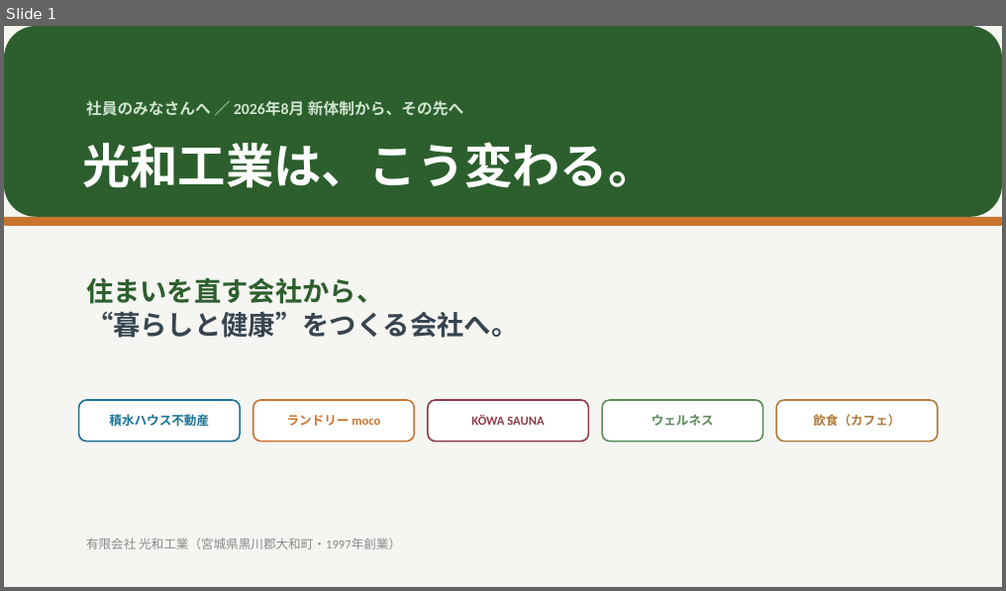
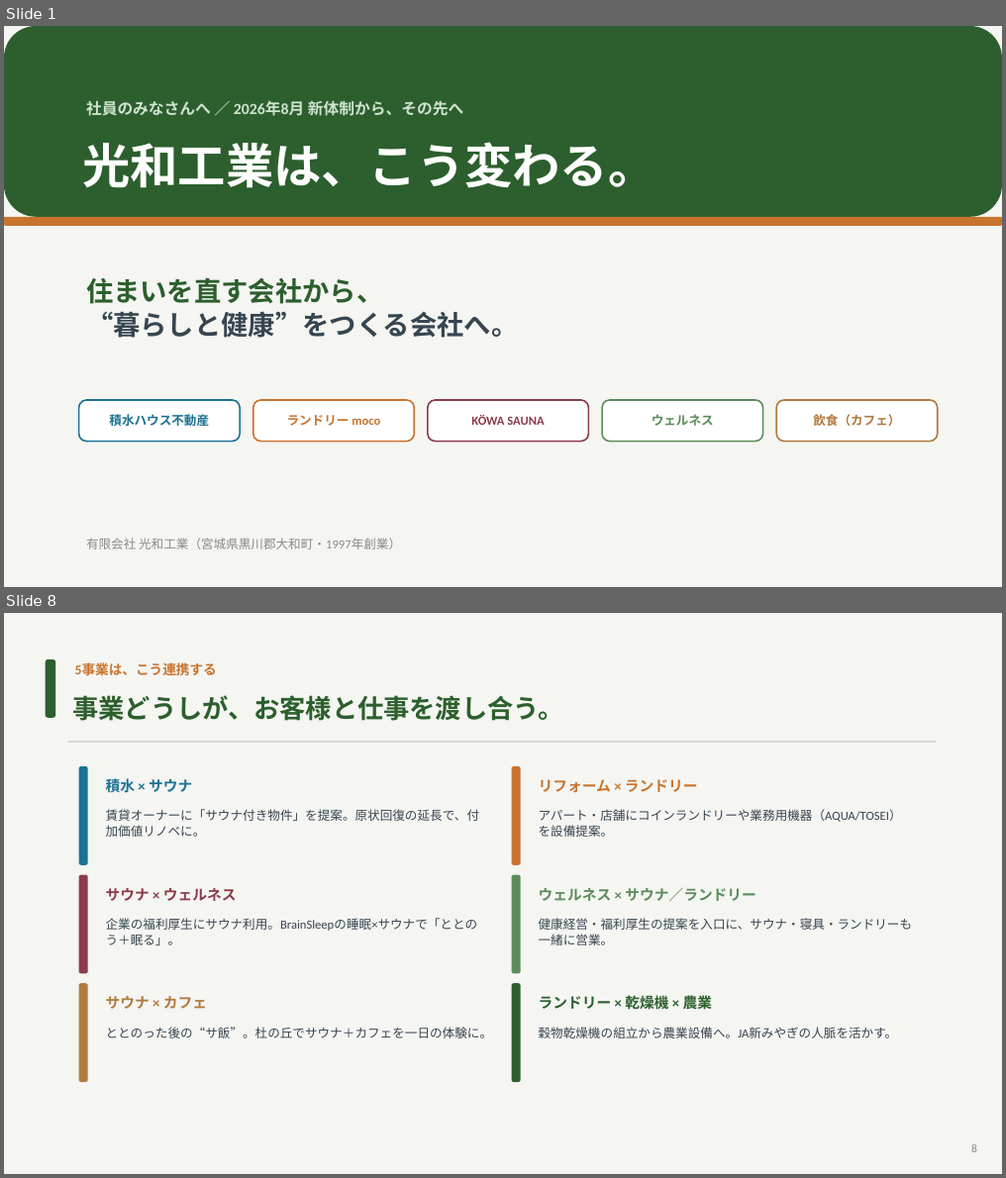
Before and after one commit to hiroaki-hab/test-repo-my-first-codex-smart-support-dev, a slide deck: 光和工業_ビジョン資料.pptx. Shown one above the other, each under a label of ours: slide 1 before the commit, slides 1 and 8 after it; the slides between them are not shown. The pictures are 1006x591 and 1006x1178 pixels, drawn with LibreOffice and Linux fonts; fonts in the diff are those of the drawing. Boxes give left, top, right and bottom in pixels: in the first picture for what was removed or moved away, otherwise in the second. Text is boxed around its words. In the diff, an @@ line names an element or a change of style, - is before the commit and + after.

```diff
--- a/光和工業_ビジョン資料.pptx
+++ b/光和工業_ビジョン資料.pptx
@@ slide 8 added at bbox=[4, 613, 1002, 1174], background #F5F5F2 @@
@@ rounded rectangle added at bbox=[46, 660, 55, 718], fill #2C5F2D @@
@@ text added at bbox=[75, 663, 217, 676], 13 pt, text #C9742E, bold @@
+5事業は、こう連携する
@@ text added at bbox=[72, 695, 563, 721], 25 pt, text #2C5F2D, bold @@
+事業どうしが、お客様と仕事を渡し合う。
@@ line added from (67, 742) to (936, 742), #D8D8D2 1.5 pt @@
@@ rounded rectangle added at bbox=[79, 766, 88, 865], fill #1C7293 @@
@@ text added at bbox=[106, 778, 192, 793], 14 pt, text #1C7293, bold @@
+積水 × サウナ
@@ rounded rectangle added at bbox=[512, 766, 521, 865], fill #C9742E @@
@@ text added at bbox=[539, 779, 698, 792], 14 pt, text #C9742E, bold @@
+リフォーム × ランドリー
@@ text added at bbox=[106, 809, 479, 837], 12 pt, text #36454F @@
+賃貸オーナーに「サウナ付き物件」を提案。原状回復の延長で、付加価値リノベに。
@@ text added at bbox=[539, 809, 902, 837], 12 pt, text #36454F @@
+アパート・店舗にコインランドリーや業務用機器（AQUA/TOSEI）を設備提案。
@@ rounded rectangle added at bbox=[79, 875, 88, 973], fill #8C3B4A @@
@@ rounded rectangle added at bbox=[512, 875, 521, 973], fill #5B8C5A @@
@@ text added at bbox=[106, 888, 237, 901], 14 pt, text #8C3B4A, bold @@
+サウナ × ウェルネス
@@ text added at bbox=[539, 888, 756, 901], 14 pt, text #5B8C5A, bold @@
+ウェルネス × サウナ／ランドリー
@@ text added at bbox=[106, 918, 477, 946], 12 pt, text #36454F @@
+企業の福利厚生にサウナ利用。BrainSleepの睡眠×サウナで「ととのう＋眠る」。
@@ text added at bbox=[539, 918, 913, 946], 12 pt, text #36454F @@
+健康経営・福利厚生の提案を入口に、サウナ・寝具・ランドリーも一緒に営業。
@@ rounded rectangle added at bbox=[79, 983, 88, 1082], fill #B07A3E @@
@@ text added at bbox=[106, 996, 207, 1009], 14 pt, text #B07A3E, bold @@
+サウナ × カフェ
@@ rounded rectangle added at bbox=[512, 983, 521, 1082], fill #2C5F2D @@
@@ text added at bbox=[539, 994, 712, 1013], 14 pt, text #2C5F2D, bold @@
+ランドリー × 乾燥機 × 農業
@@ text added at bbox=[106, 1027, 492, 1039], 12 pt, text #36454F @@
+ととのった後の“サ飯”。杜の丘でサウナ＋カフェを一日の体験に。
@@ text added at bbox=[539, 1027, 898, 1039], 12 pt, text #36454F @@
+穀物乾燥機の組立から農業設備へ。JA新みやぎの人脈を活かす。
@@ text added at bbox=[971, 1145, 977, 1153], 11 pt, text #8A8A8A @@
+8
```
Also in this commit, not shown: 10 slides changed, 4 other slides added, 2 slides removed, 19 other files.
